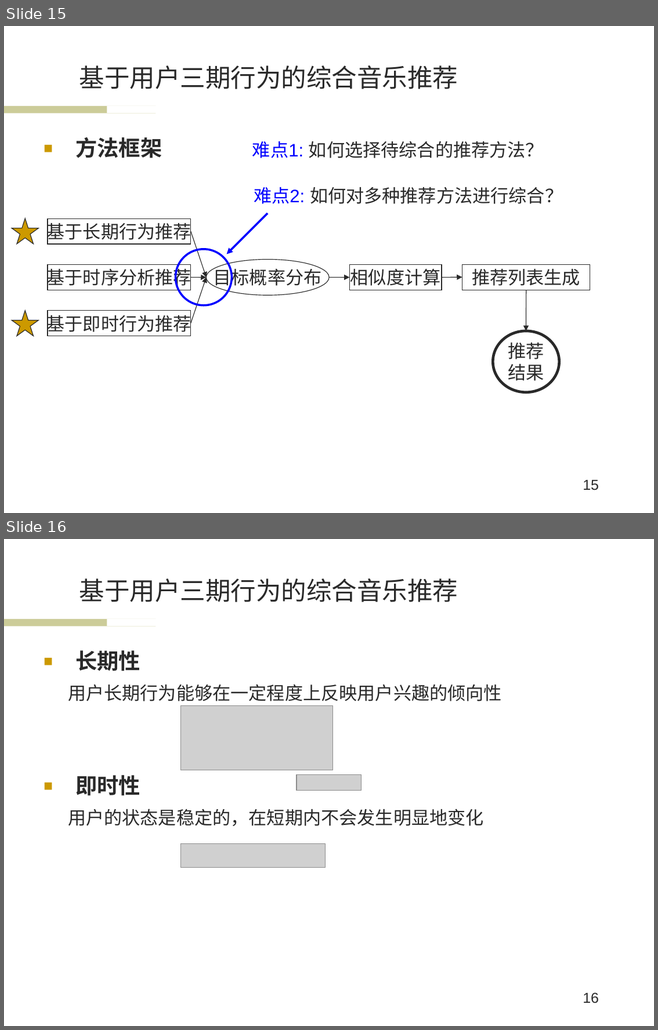
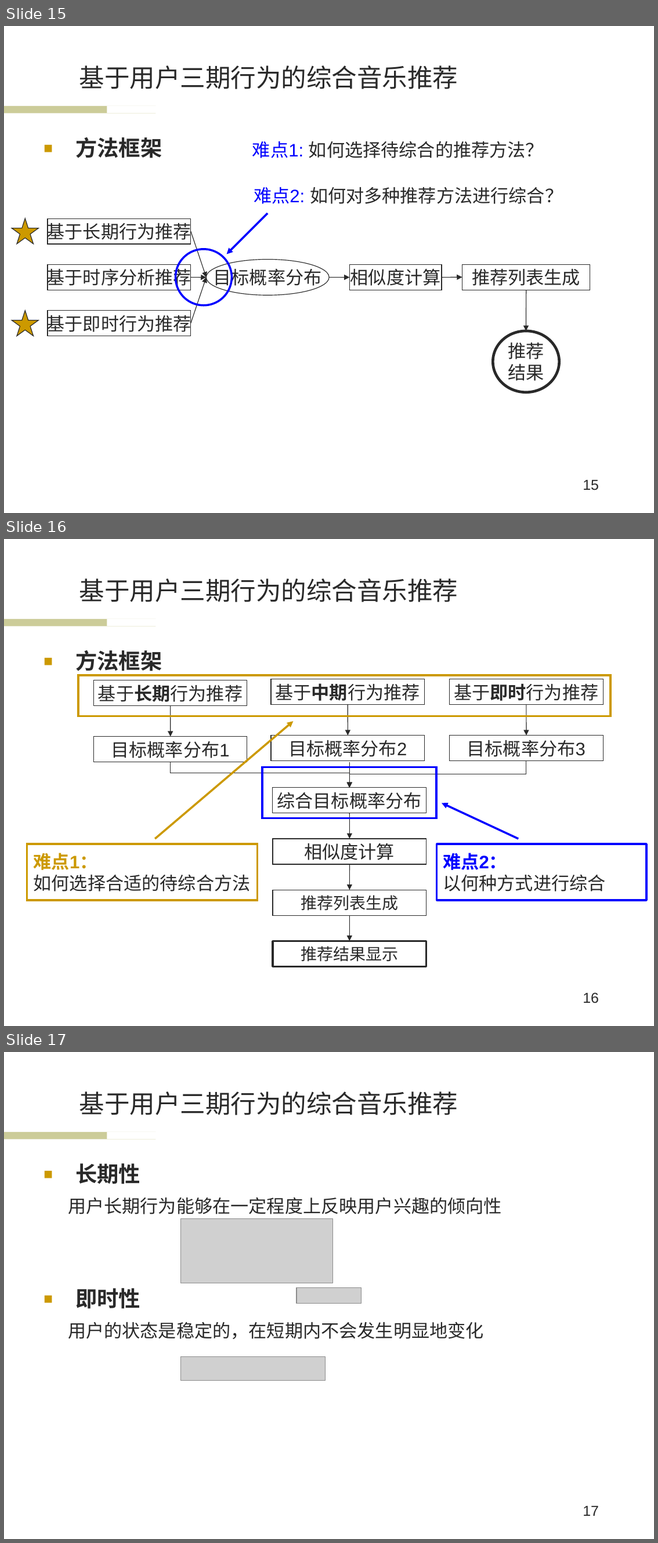
Before and after one commit to wwssttt/NJUThesis, a slide deck: 答辩准备/一种基于时间序列分析的个性化音乐推荐系统及其实现.ppt. Shown one above the other, each under a label of ours: slides 15 and 16 before the commit, slides 15, 16 and 17 after it. The pictures are 658x1030 and 658x1543 pixels, drawn with LibreOffice and Linux fonts; fonts in the diff are those of the drawing; grey boxes stand for pictures; background and template pictures are left out. Boxes give left, top, right and bottom in pixels: in the first picture for what was removed or moved away, otherwise in the second. Text is boxed around its words. In the diff, an @@ line names an element or a change of style, - is before the commit and + after.

```diff
--- a/答辩准备/一种基于时间序列分析的个性化音乐推荐系统及其实现.ppt
+++ b/答辩准备/一种基于时间序列分析的个性化音乐推荐系统及其实现.ppt
@@ slide 16 added at <box>4,539,654,1026</box>, background #FFFFFF; not listed: 2 template elements that a slide beside it also shows @@
@@ title added at <box>79,578,458,602</box>, 28 pt, text #292929 @@
+基于用户三期行为的综合音乐推荐
@@ text added at <box>75,650,162,675</box>, 24 pt, text #292929, bold @@
+■ 方法框架
@@ rectangle added at <box>78,675,610,716</box>, outline #CC9900 2.24 pt @@
@@ arrow added from (155, 839) to (293, 722), #CC9900 2.24 pt @@
@@ elbow arrow added from (525, 761) to (349, 788), #292929 0.74 pt @@
@@ rectangle added at <box>263,767,437,819</box>, outline #0000FF 2.24 pt @@
@@ arrow added from (518, 839) to (441, 803), #0000FF 2.24 pt @@
@@ rectangle added at <box>27,844,257,901</box>, outline #CC9900 2.24 pt, 20 pt, text #292929 @@
+难点1：
+如何选择合适的待综合方法
@@ rectangle added at <box>436,844,646,901</box>, outline #0000FF 2.24 pt, 20 pt, text #292929 @@
+难点2：
+以何种方式进行综合
@@ group added at <box>94,679,603,966</box>: 10 rectangles, 7 arrows, 1 elbow arrow @@
+基于长期行为推荐
+目标概率分布1
+基于中期行为推荐
+目标概率分布2
+基于即时行为推荐
+目标概率分布3
+综合目标概率分布
+相似度计算
+推荐列表生成
+推荐结果显示
@@ page number added at <box>582,993,598,1004</box>, 16 pt, text #292929 @@
+16
@@ what was slide 16 is now slide 17 @@
@@ page number at <box>582,1506,598,1516</box>: text changed @@
-16
+17
```
Also in this commit, not shown: 5 slides changed, 6 other files.
